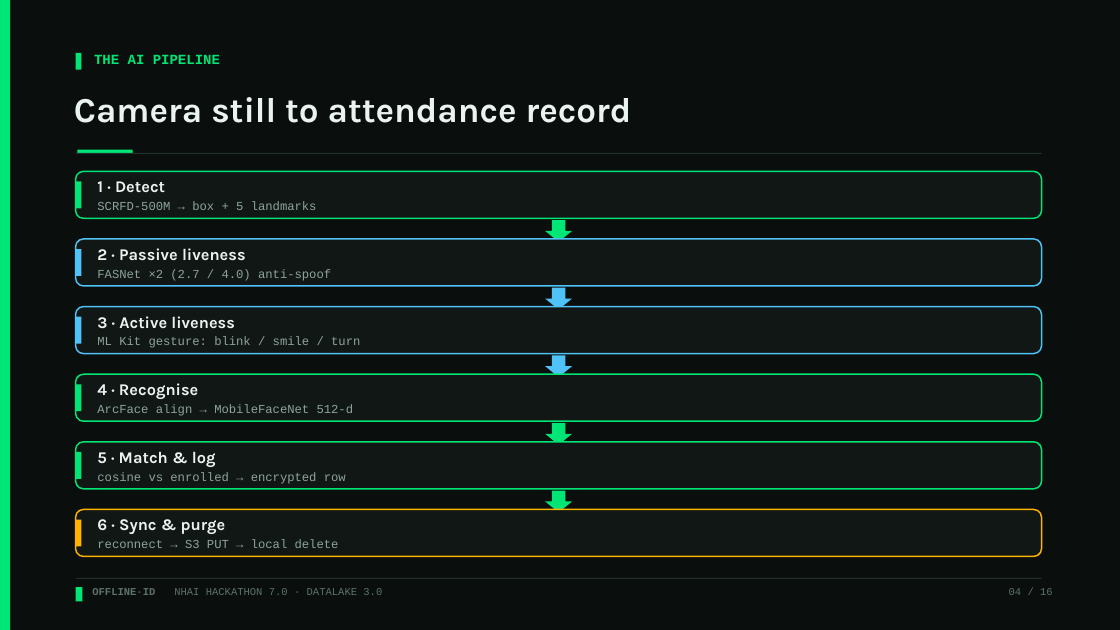
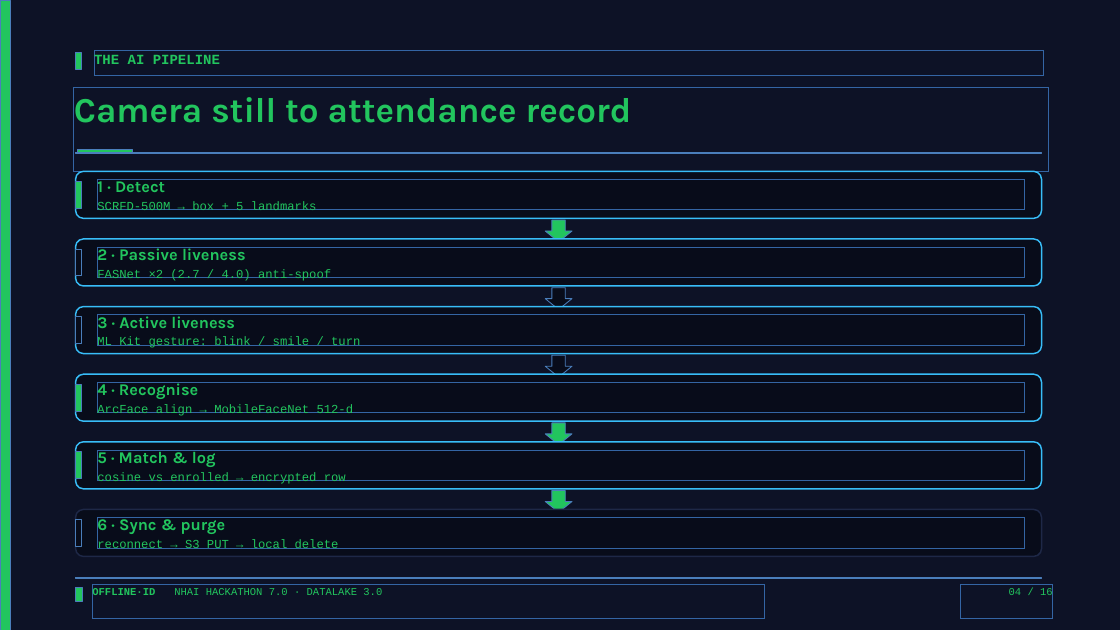
Before and after one commit to moneytosms/offlineid, a slide deck: slide 4 of submission/OfflineID_Hackathon7.pptx. Drawn at 1120x630 pixels with LibreOffice and Linux fonts; fonts in the diff are those of the drawing. Boxes give left, top, right and bottom in pixels: in the first picture for what was removed or moved away, otherwise in the second. Text is boxed around its words. In the diff, an @@ line names an element or a change of style, - is before the commit and + after.

Commit message:
style: restyle PPTX and PDF to Deep Navy/Sky Blue theme

```diff
--- a/submission/OfflineID_Hackathon7.pptx
+++ b/submission/OfflineID_Hackathon7.pptx
@@ background #0A0E0D to #0D1226 @@
@@ text "THE AI PIPELINE" at (94, 54, 220, 69): text colour #00E676 to #22C55E @@
@@ text "Camera still to attendance record" at (74, 97, 632, 123): text colour #EAF3EF to #22C55E @@
@@ rectangle at (76, 153, 1042, 154): fill #22302B to #080C1A @@
@@ text "1 · Detect" at (97, 178, 317, 210): text colour #EAF3EF to #22C55E in "1 · Detect"; text colour #8DA39B to #22C55E in "SCRFD-500M → box + 5 landmarks" @@
@@ rounded rectangle at (76, 239, 1042, 287): fill #111714 to #080C1A; outline #4FC3F7 1.25 pt to #38BDF8 1.25 pt @@
@@ text "2 · Passive liveness" at (97, 247, 331, 281): text colour #EAF3EF to #22C55E in "2 · Passive liveness"; text colour #8DA39B to #22C55E in "FASNet ×2 (2.7 / 4.0) anti-spoof" @@
@@ rounded rectangle at (76, 307, 1042, 354): fill #111714 to #080C1A; outline #4FC3F7 1.25 pt to #38BDF8 1.25 pt @@
@@ text "3 · Active liveness" at (97, 314, 360, 348): text colour #EAF3EF to #22C55E in "3 · Active liveness"; text colour #8DA39B to #22C55E in "ML Kit gesture: blink / smile / ..." @@
@@ fill #4FC3F7 to #080C1A in 4 elements at (76, 249, 82, 276), (545, 287, 572, 309), (76, 317, 82, 344), (545, 355, 572, 377) @@
@@ text "4 · Recognise" at (97, 382, 354, 416): text colour #EAF3EF to #22C55E in "4 · Recognise"; text colour #8DA39B to #22C55E in "ArcFace align → MobileFaceNet 512-d" @@
@@ fill #111714 to #080C1A; outline #00E676 1.25 pt to #38BDF8 1.25 pt in 3 elements at (76, 171, 1042, 218), (76, 375, 1042, 422), (76, 442, 1042, 489) @@
@@ text "5 · Match & log" at (97, 450, 346, 484): text colour #EAF3EF to #22C55E in "5 · Match & log"; text colour #8DA39B to #22C55E in "cosine vs enrolled → encrypted row" @@
@@ fill #00E676 to #22C55E in 10 elements at (0, 0, 10, 630), (76, 587, 82, 602), (76, 53, 82, 70), (77, 150, 133, 154), (76, 181, 82, 208), (545, 220, 572, 242), (76, 385, 82, 412), (545, 423, 572, 445), (76, 452, 82, 479), (545, 491, 572, 513) @@
@@ rounded rectangle at (76, 510, 1042, 557): fill #111714 to #080C1A; outline #FFB300 1.25 pt to #1E2847 1.25 pt @@
@@ rectangle at (76, 519, 82, 546): fill #FFB300 to #080C1A @@
@@ text "6 · Sync & purge" at (97, 517, 339, 549): text colour #EAF3EF to #22C55E in "6 · Sync & purge"; text colour #8DA39B to #22C55E in "reconnect → S3 PUT → local delete" @@
@@ rectangle at (76, 578, 1042, 579): fill #22302B to #080C1A @@
@@ text "OFFLINE·ID NHAI HACKATHON 7.0 · ..." at (92, 587, 382, 598): text colour #5C726A to #22C55E @@
@@ text "04 / 16" at (1009, 587, 1053, 598): text colour #5C726A to #22C55E @@
```
Also in this commit, not shown: 16 other slides changed, 1 other file.
